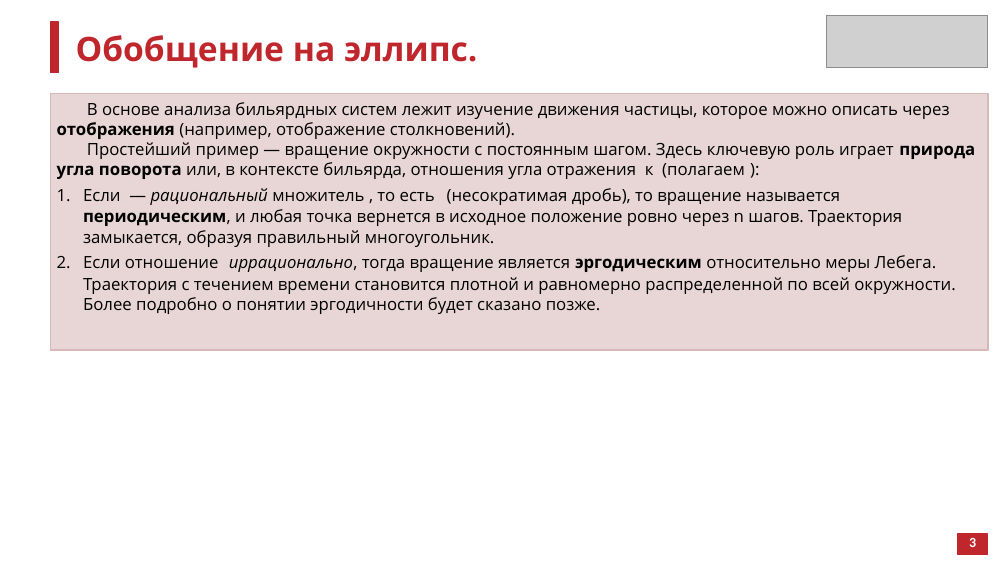
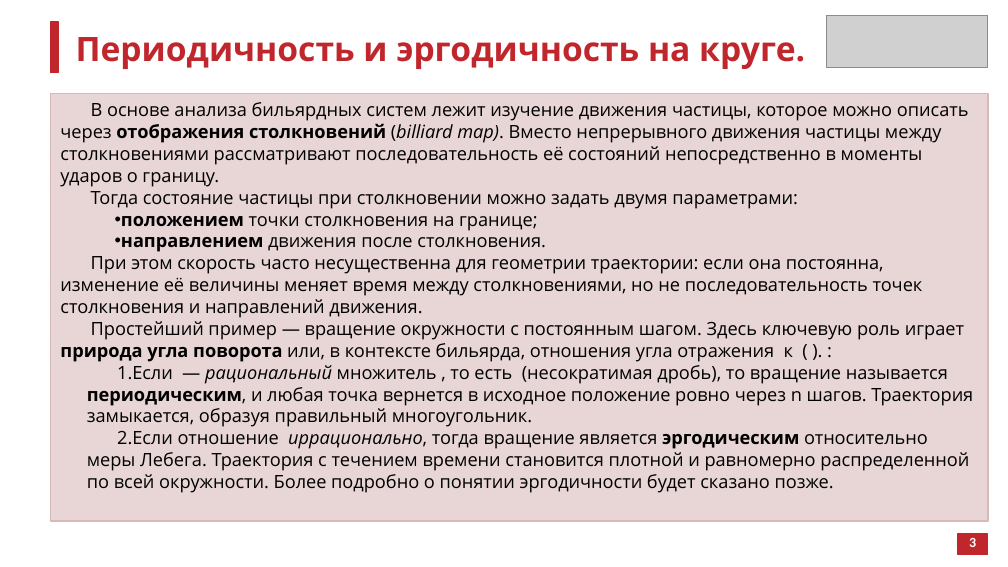
Before and after one commit to atelitsin/sinai_billiard, a slide deck: slide 3 of sinai_billiard.pptx (slide 7 before the commit). Drawn at 1008x567 pixels with LibreOffice and Linux fonts; fonts in the diff are those of the drawing; grey boxes stand for pictures. Boxes give left, top, right and bottom in pixels: in the first picture for what was removed or moved away, otherwise in the second. Text is boxed around its words. In the diff, an @@ line names an element or a change of style, - is before the commit and + after.

Commit message:
small changes in presentation made

```diff
--- a/sinai_billiard.pptx
+++ b/sinai_billiard.pptx
@@ text at box(76, 37, 805, 69): text changed @@
-Обобщение на эллипс.
+Периодичность и эргодичность на круге.
@@ rectangle: place and size @@
-rectangle at box(50, 94, 988, 350)
+rectangle at box(50, 94, 988, 521)
@@ text at box(60, 102, 969, 362): text changed; size 12 to 13 pt @@
-В основе анализа бильярдных систем лежит изучение движения частицы, которое можно описать через отображения (например, отображение столкновений).
-Простейший пример — вращение окружности с постоянным шагом. Здесь ключевую роль играет природа угла поворота или, в контексте бильярда, отношения угла отражения к (полагаем ):
+В основе анализа бильярдных систем лежит изучение движения частицы, которое можно описать через отображения столкновений (billiard map). Вместо непрерывного движения частицы между столкновениями рассматривают последовательность её состояний непосредственно в моменты ударов о границу.
+Тогда состояние частицы при столкновении можно задать двумя параметрами:
+• положением точки столкновения на границе;
+• направлением движения после столкновения.
+При этом скорость часто несущественна для геометрии траектории: если она постоянна, изменение её величины меняет время между столкновениями, но не последовательность точек столкновения и направлений движения.
+Простейший пример — вращение окружности с постоянным шагом. Здесь ключевую роль играет природа угла поворота или, в контексте бильярда, отношения угла отражения к ( ). :
@@ text at box(87, 365, 973, 493): size 12 to 13 pt in "Если — рациональный множитель , то есть ...", "Если отношение иррационально, тогда вращение является эргоди ..."; indent changed @@
```
Also in this commit, not shown: 4 other slides changed, 2 slides added, 10 slides removed.
